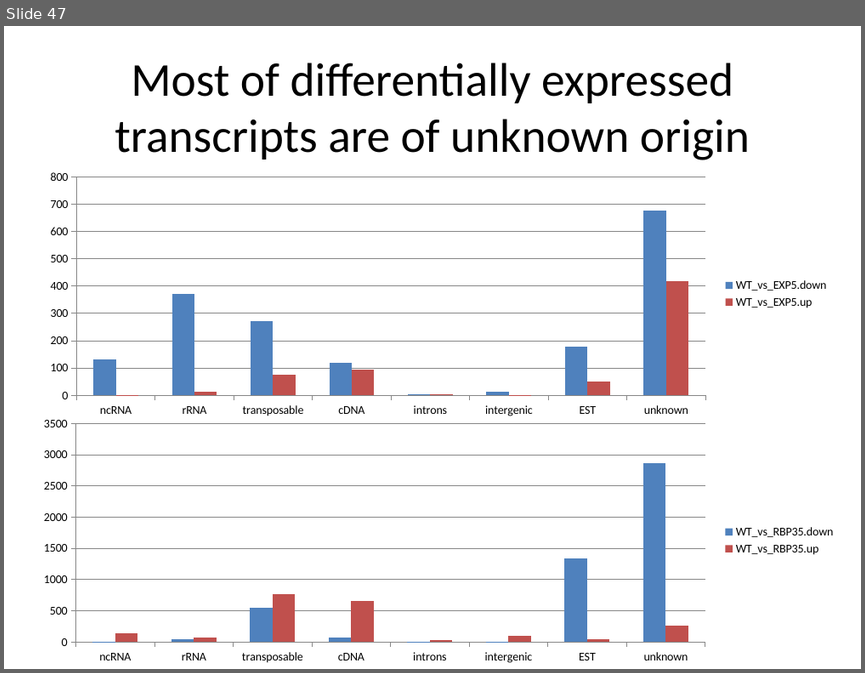
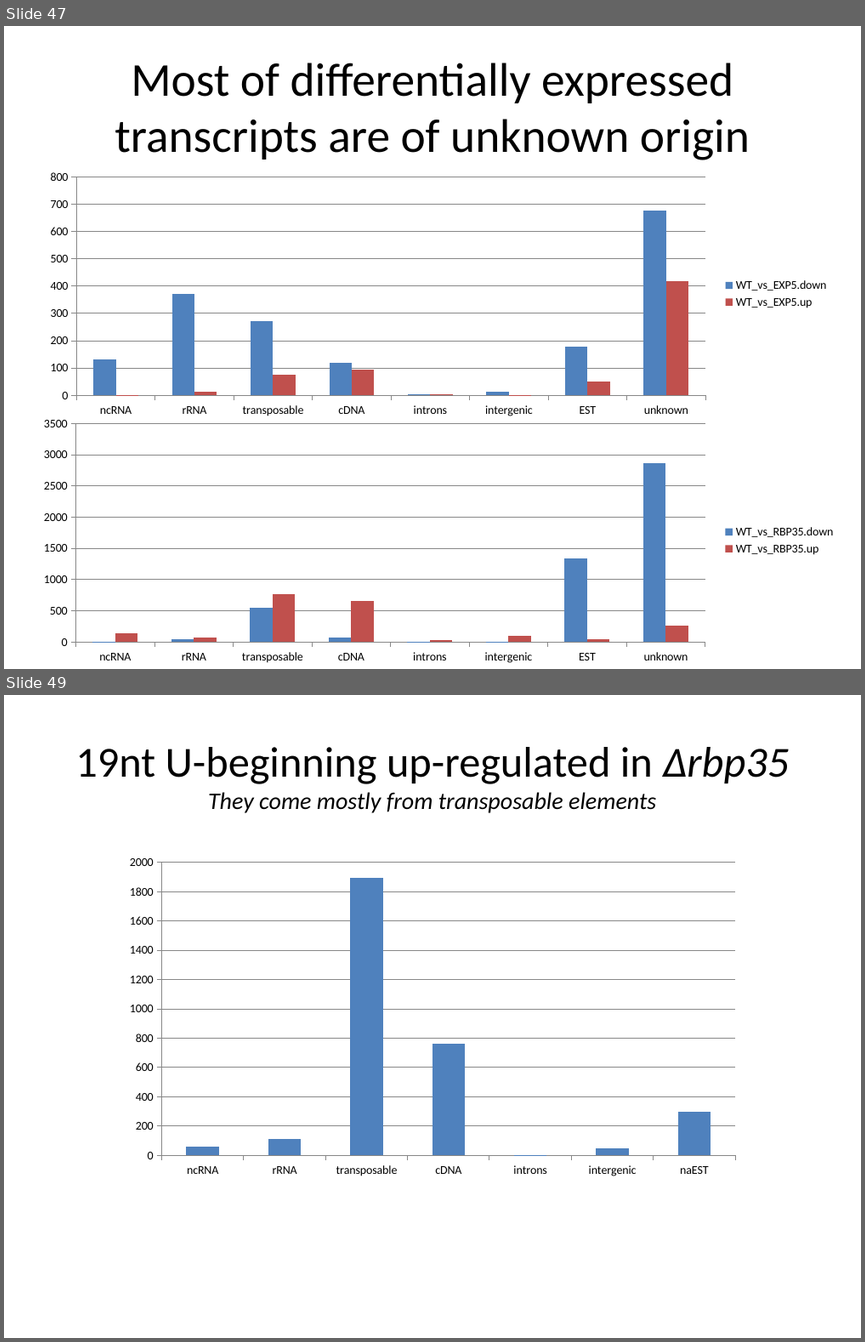
Before and after one commit to wilkinsonlab/m-oryzae-polya, a slide deck: doc/small/small_presentation.pptx. Shown one above the other, each under a label of ours: slide 47 before the commit, slides 47 and 49 after it; the slides between them are not shown. The pictures are 865x673 and 865x1342 pixels, drawn with LibreOffice and Linux fonts; fonts in the diff are those of the drawing. Boxes give left, top, right and bottom in pixels: in the first picture for what was removed or moved away, otherwise in the second. Text is boxed around its words. In the diff, an @@ line names an element or a change of style, - is before the commit and + after.

```diff
--- a/doc/small/small_presentation.pptx
+++ b/doc/small/small_presentation.pptx
@@ slide 49 added at [4, 695, 861, 1338], background #FFFFFF @@
@@ title added at [75, 747, 789, 813], 20 pt, text #000000, italic @@
+19nt U-beginning up-regulated in ∆rbp35
+They come mostly from transposable elements
@@ column chart added at [117, 849, 748, 1185] @@
+categories: ncRNA, rRNA, transposable, cDNA, introns, intergenic, naEST
+Series 1: 60, 110, 1890, 760, 0, 50, 300
```
Also in this commit, not shown: 6 other slides added, 4 other files.
